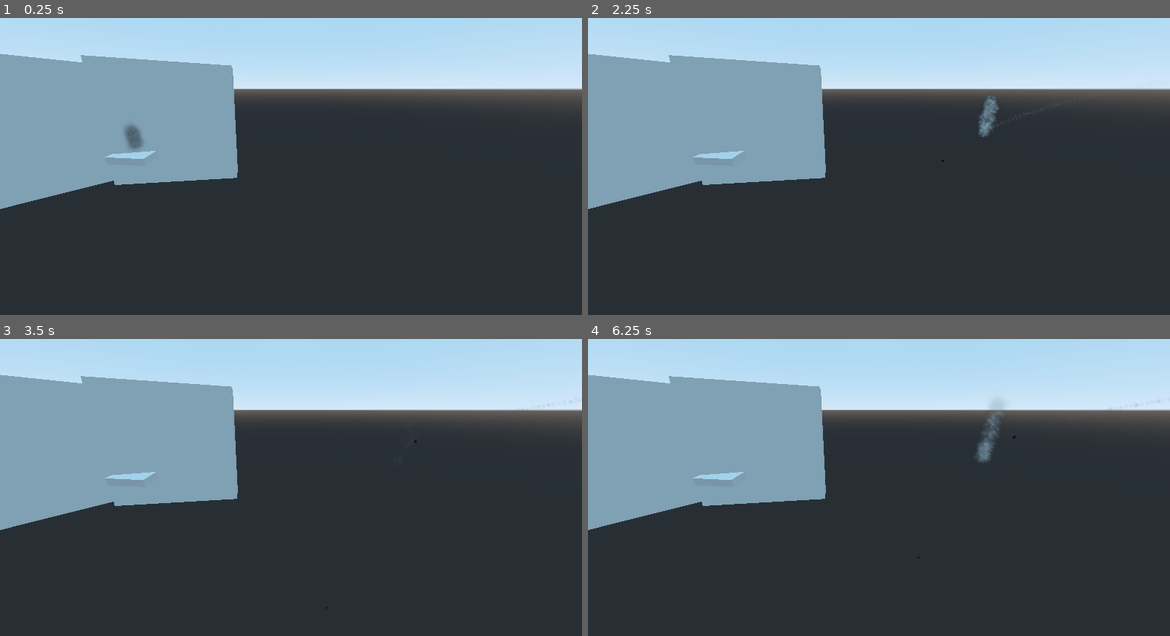
Above: before the commit, frames 1-4 (two rows, left to right).
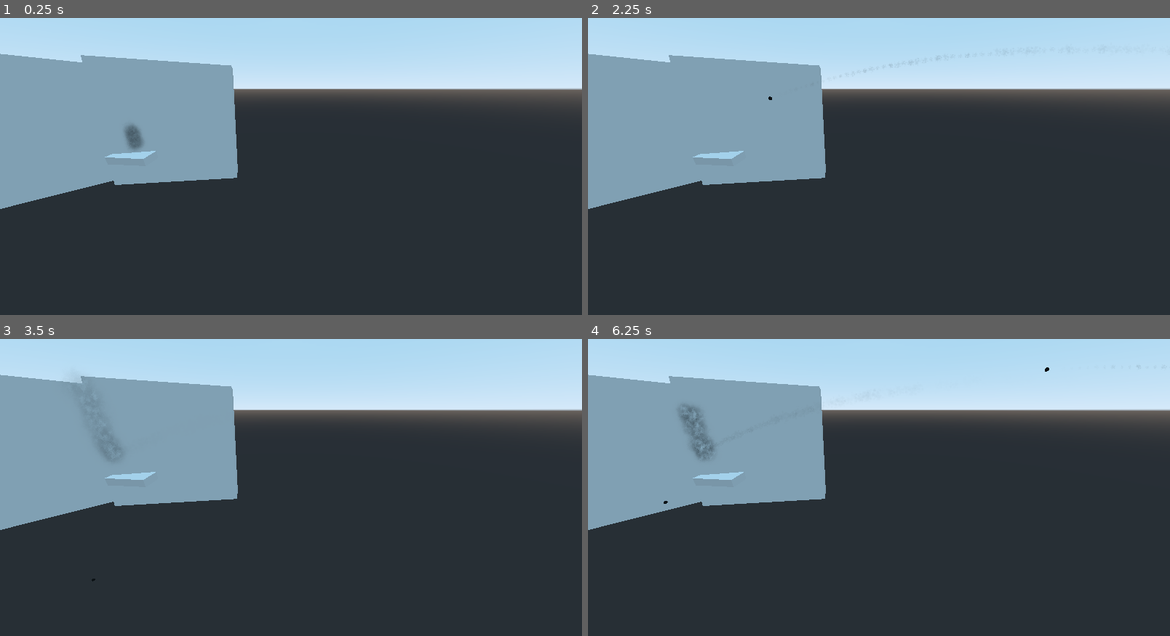
Above: after the commit, the same moments.

Repository: D-Niermann/SailingGame
Game: Godot game, scene res://nodes/CollisionTestScene2.tscn
The game is run twice, just before and just after one commit, with the same random seed, the same clock (stepped at 60 frames per second) and the same inputs. This scene is started directly instead of the project's main scene. The engine's default icon, where the game draws it, is replaced by a stand-in: a white triangle on a blue panel in a dark square.
Inputs (mouse positions are in pixels of both pictures, inside the frame that each line leads up to):
- Up to frame 1 (0.25 s): no input
- Up to frame 2 (2.25 s): tap Enter (ui_accept) at 0.5, 0.77, 2 s; move the mouse to (1007, 136) at 0.52 s; hold E (RotateCannonRight) 0.53-1.25 s; tap X (FireCannons) at 0.6 s; click (1007, 136) at 0.67 s; drag from (762, 169) to (849, 216) at 1.27 s; move the mouse to (937, 80) at 2.02 s; hold E (RotateCannonRight) from 2.03 s (still down); hold Space (centerCamera) from 2.03 s (still down); click (937, 80) at 2.17 s
- Up to frame 3 (3.5 s): tap X (FireCannons) at 2.3 s; release E (RotateCannonRight) at 2.75 s; release Space (centerCamera) at 2.75 s; drag from (261, 537) to (116, 425) at 2.77 s
- Up to frame 4 (6.25 s): move the mouse to (1053, 523) at 3.52 s; hold Q (RotateCannonLeft) 3.53-4.25 s; tap F at 3.6 s; click (1053, 523) at 3.67 s; tap Enter (ui_accept) at 3.77 s; tap X (FireCannons) at 3.8, 5.1 s; drag from (704, 425) to (791, 392) at 4.27 s; move the mouse to (908, 472) at 5.02 s; hold Down (sailsDown) 5.03-5.75 s; click (908, 472) at 5.17 s; drag from (791, 392) to (762, 490) at 5.77 s

The runs differ from the first frame. In frame 2, 0.3% of the frame differs, in the area x 31-81%, y 13-49%; in frame 3, 0.2%; in frame 4, 0.9%, in the area x 13-98%, y 9-74%.
Error before the commit: Invalid get index 'transform' (on base: 'null instance'). (res://Camera.gd:77)
Error after the commit: Invalid get index 'transform' (on base: 'Nil'). (res://Camera.gd:77)

Commit message:
better cannons (mouse aim)

Diff:
--- a/Ball2.tscn
+++ b/Ball2.tscn
@@ -9,7 +9,7 @@
 [sub_resource type="SphereMesh" id=1]
 
 [sub_resource type="SphereShape" id=2]
-radius = 1.04042
+radius = 0.97129
 
 [sub_resource type="SpatialMaterial" id=3]
 render_priority = 1
--- a/Camera.gd
+++ b/Camera.gd
@@ -1,7 +1,6 @@
 extends Camera
 
 export(float, 0.0, 1.0) var sensitivity = 0.25
-export var playerShipPath = ""
 export var gameCam = true
 var camLock = false
 var playerShip
@@ -26,7 +25,8 @@
 
 
 func _ready():
-	playerShip = get_node(playerShipPath)
+	if get_tree().get_nodes_in_group("PlayerShip").size()>0:
+		playerShip = get_tree().get_nodes_in_group("PlayerShip")[0]
 
 func _input(event):
 
@@ -44,11 +44,11 @@
 				Input.set_mouse_mode(Input.MOUSE_MODE_CAPTURED if event.pressed else Input.MOUSE_MODE_VISIBLE)
 			BUTTON_WHEEL_UP: # Increases max velocity
 				transform.origin.y -= 5
-				_vel_multiplier = clamp(_vel_multiplier * 1.1, 0.2, 100)
+				_vel_multiplier = clamp(_vel_multiplier / 1.05, 0.2, 100)
 				size -= 5
 			BUTTON_WHEEL_DOWN: # Decereases max velocity
 				transform.origin.y += 5
-				_vel_multiplier = clamp(_vel_multiplier / 1.1, 0.2, 100)
+				_vel_multiplier = clamp(_vel_multiplier * 1.05, 0.2, 100)
 				size += 5
 
 	# Receives key input
@@ -74,8 +74,8 @@
 	_update_mouselook()
 	_update_movement(delta)
 	if camLock:
-		transform.origin.x = get_node(playerShipPath).transform.origin.x
-		transform.origin.z = get_node(playerShipPath).transform.origin.z
+		transform.origin.x = playerShip.transform.origin.x
+		transform.origin.z = playerShip.transform.origin.z
 
 # Updates camera movement
 func _update_movement(delta):
@@ -125,6 +125,12 @@
 
 # Called every frame. 'delta' is the elapsed time since the previous frame.
 #func _input(event):
+	# var space_state = get_world().direct_space_state
+	# # use global coordinates, not local to node
+	# var camera = get_node("../Camera")
+
+	# var result = space_state.intersect_ray(camera.transform.origin, Vector3(0, -1000,0))
+#	print(result)
 
 func _on_Body_mouse_entered(a):
 	print("Mouse2")
--- a/Cannon.gd
+++ b/Cannon.gd
@@ -7,13 +7,30 @@
 # var ball
 var forward
 var up
-var force = 2
-
+var force = 3
+var rand_max_delay = 0.4 # max delay in seconds
+var ship # parent ship container
+### vars for line rendering (but the gitHub LineRenderer lags so hard that i canceled it for now)
+var line
+var lineSize = 5
+var rotateSpeed = 0.02
+var rotateMargin = 0.2 # error in rotation that is accepted (mouse position)
+var maxRotateAngle = 20 # in degree
+var camera
+var org_rotation
+var position3D
 
 # Called when the node enters the scene tree for the first time.
 func _ready():
-	# ball = $Ball
-	# print(ball)
+	camera = get_tree().get_nodes_in_group("Camera")[0]
+	org_rotation = transform.basis.get_euler().y*180/PI
+
+
+	# line = $LineRenderer
+	# line.points = []
+	# for _i in range(lineSize):
+	# 	line.points.append(Vector3(0,0,0))
+	# ship = get_parent().get_parent().get_parent()
 	set_process_input(true)
 	pass
 
@@ -22,26 +39,69 @@
 func _process(delta):
 	pass
 	up = global_transform.basis.y.normalized()
+
 	forward = global_transform.basis.x.normalized()
-	# print(ball.linear_velocity)
+
+	# predictTrajectory()
 
 func _input(event):
 	# Receives key input
+	if event.is_action("FireCannons"):
+		var dropPlane  = Plane(Vector3(0, 1, 0), 0)
+		var from = camera.project_ray_origin(get_viewport().get_mouse_position())
+		var to = from + camera.project_ray_normal(get_viewport().get_mouse_position()) * 2000
+		position3D = to_local(dropPlane.intersects_ray( from, to ))
+		print((position3D))
+		if position3D.x >= 0:
+			if position3D.z<-rotateMargin:
+				rotateLeft(position3D.z)
+			elif position3D.z>rotateMargin:
+				rotateRight(position3D.z)
+
 	if event.is_action_released("FireCannons"):
-		var scene = load("res://Ball2.tscn")
-		var ball = scene.instance()
-		get_tree().get_root().add_child(ball)
-		ball.set_name("Ball")
-		ball.transform.origin = self.global_transform.origin
-		# ball.apply_impulse(ball.transform.origin,forward*force)
-		ball.dir = forward
-		ball.velocity = force
-		print(forward)
+		if position3D.x >= 0:
+			fireBall()
+
 	if event.is_action_released("RotateCannonLeft"):
-		rotate(up,0.01)
+		rotateLeft()
 	if event.is_action_released("RotateCannonRight"):
-		rotate(up,-0.01)
+		rotateRight()
 	# if Input.is_key_pressed(KEY_R):
 	# 	self.add_child(ball)
 	# 	ball.linear_velocity = Vector3(0,0,0)
 	# 	ball.transform.origin = transform.origin
+
+func predictTrajectory():
+	var point = Vector3(0,0,0)
+	for i in range(lineSize):
+		line.points[i] = point
+		point += forward*force
+
+func fireBall():
+	yield(get_tree().create_timer(rand_range(0,rand_max_delay)),"timeout")
+	var scene = load("res://Ball2.tscn")
+	var ball = scene.instance()
+	get_tree().get_root().add_child(ball)
+	ball.set_name("Ball")
+	ball.transform.origin = self.global_transform.origin
+	ball.dir = forward
+	# ball.apply_impulse(ball.transform.origin,forward*force)
+	ball.velocity = force
+
+func rotateLeft(multiplicator=1):
+	# check if current rotation angle doesnt exeed the max angle
+	multiplicator = clamp(abs(multiplicator),0,1)
+	rotate(up,rotateSpeed*multiplicator)
+	if abs(getAngleDist_deg(transform.basis.get_euler().y*180/PI,org_rotation))>maxRotateAngle:
+		rotate(up,-rotateSpeed*multiplicator)
+func rotateRight(multiplicator=1):
+	# check if current rotation angle doesnt exeed the max angle
+	multiplicator = clamp(abs(multiplicator),0,1)
+	rotate(up,-rotateSpeed*multiplicator)
+	if abs(getAngleDist_deg(transform.basis.get_euler().y*180/PI,org_rotation))>maxRotateAngle:
+		rotate(up,rotateSpeed*multiplicator)
+
+func getAngleDist_deg(from, to):
+	var max_angle = 360
+	var difference = fmod(to - from, max_angle)
+	return fmod(2 * difference, max_angle) - difference
--- a/Cannon.tscn
+++ b/Cannon.tscn
@@ -1,10 +1,53 @@
-[gd_scene load_steps=5 format=2]
+[gd_scene load_steps=11 format=2]
 
-[ext_resource path="res://icon.png" type="Texture" id=1]
-[ext_resource path="res://materials/human.tres" type="Material" id=2]
+[ext_resource path="res://Sprites/cannon.png" type="Texture" id=1]
+[ext_resource path="res://addons/kenney_particle_pack/smoke_03.png" type="Texture" id=2]
 [ext_resource path="res://Cannon.gd" type="Script" id=3]
 
-[sub_resource type="CubeMesh" id=1]
+[sub_resource type="SpatialMaterial" id=3]
+render_priority = 1
+flags_transparent = true
+flags_vertex_lighting = true
+vertex_color_use_as_albedo = true
+params_billboard_mode = 3
+particles_anim_h_frames = 1
+particles_anim_v_frames = 1
+particles_anim_loop = false
+albedo_color = Color( 1, 1, 1, 0.392157 )
+albedo_texture = ExtResource( 2 )
+metallic_specular = 0.45
+
+[sub_resource type="Gradient" id=4]
+offsets = PoolRealArray( 0, 0.162602, 0.633423, 0.781671 )
+colors = PoolColorArray( 0, 0, 0, 0, 1, 1, 1, 1, 1, 1, 1, 0.0304779, 1, 1, 1, 0 )
+
+[sub_resource type="GradientTexture" id=5]
+gradient = SubResource( 4 )
+
+[sub_resource type="Curve" id=6]
+_data = [ Vector2( 0, 0.2125 ), 0.0, 0.0, 0, 0, Vector2( 1, 0.839773 ), 0.0, 0.0, 0, 0 ]
+
+[sub_resource type="CurveTexture" id=7]
+curve = SubResource( 6 )
+
+[sub_resource type="ParticlesMaterial" id=10]
+lifetime_randomness = 0.22
+direction = Vector3( 0, 1, 0 )
+spread = 2.16
+gravity = Vector3( 0, -5, 4 )
+angular_velocity = 56.55
+angular_velocity_random = 1.0
+damping = 5.3
+damping_random = 0.12
+angle = 263.7
+angle_random = 1.0
+scale = 0.5
+scale_random = 1.0
+scale_curve = SubResource( 7 )
+color_ramp = SubResource( 5 )
+
+[sub_resource type="QuadMesh" id=9]
+size = Vector2( 5, 5 )
 
 [node name="Cannon" type="Spatial"]
 script = ExtResource( 3 )
@@ -12,10 +55,22 @@
 [node name="Gun" type="Spatial" parent="."]
 
 [node name="Sprite3D" type="Sprite3D" parent="Gun"]
-transform = Transform( 2.06275, 0, 0, 0, -4.37114e-08, 1, 0, -1, -4.37114e-08, 0, 0, 0 )
+transform = Transform( 0.349777, -0.201944, -2.18557e-08, 0, -1.76545e-08, 1, -0.201944, -0.349777, -3.78552e-08, 0.113681, 0, -0.00625759 )
+shaded = true
+alpha_cut = 2
 texture = ExtResource( 1 )
 
-[node name="MeshInstance" type="MeshInstance" parent="."]
-transform = Transform( 0.697201, 0, 0, 0, 0.230469, 0, 0, 0, 0.222525, 0, 0, 0 )
-mesh = SubResource( 1 )
-material/0 = ExtResource( 2 )
+[node name="Particles" type="Particles" parent="."]
+transform = Transform( 1, 0, 0, 0, 1, 0, 0, 0, 1, -0.0211141, 0, 0.00772725 )
+material_override = SubResource( 3 )
+cast_shadow = 2
+amount = 150
+lifetime = 22.01
+randomness = 0.44
+visibility_aabb = AABB( -181.604, -196.936, -272.78, 362.306, 395.6, 547.224 )
+local_coords = false
+process_material = SubResource( 10 )
+draw_pass_1 = SubResource( 9 )
+__meta__ = {
+"_editor_description_": ""
+}
--- a/main.tscn
+++ b/main.tscn
@@ -81,8 +81,10 @@
 "GUI",
 ] instance=ExtResource( 4 )]
 
-[node name="PlayerShipContainer" parent="." instance=ExtResource( 13 )]
-transform = Transform( 0.31051, 0, -0.95057, 0, 1, 0, 0.95057, 0, 0.31051, -14.3067, 6.26637, 4.43387 )
+[node name="PlayerShipContainer" parent="." groups=[
+"PlayerShip",
+] instance=ExtResource( 13 )]
+transform = Transform( 0.31051, 0, -0.95057, 0, 1, 0, 0.95057, 0, 0.31051, -14.3067, 3.36989, 4.43387 )
 height_offset = 2
 
 [node name="OtherShip" parent="." instance=ExtResource( 13 )]
@@ -99,7 +101,6 @@
 size = 96.2
 far = 300.0
 script = ExtResource( 8 )
-playerShipPath = "../PlayerShipContainer"
 
 [node name="AudioStreamPlayer" type="AudioStreamPlayer" parent="Camera"]
 stream = ExtResource( 6 )
@@ -259,7 +260,7 @@
 stringToHuman2 = "../NavMeshCont/Navigation/Human"
 pathToC1 = "../PlayerShipContainer/Ship"
 pathToC2 = "../NavMeshCont"
-a = 1.57049e+06
+a = 1.8111e+06
 
 [node name="Terrain" type="MeshInstance" parent="."]
 transform = Transform( 598.053, 1.20345, 0, -1.93904, 2.1846, 0, 0, 0, 395.96, 29.7657, -12.3204, 1.57804 )
--- a/materials/visual_water_2.tres
+++ b/materials/visual_water_2.tres
@@ -19,7 +19,7 @@
 
 [sub_resource type="Gradient" id=2]
 offsets = PoolRealArray( 0.0600522, 1 )
-colors = PoolColorArray( 0.194504, 0.592773, 0.473759, 1, 0.0590096, 0.285755, 0.487305, 1 )
+colors = PoolColorArray( 0.195642, 0.575684, 0.501086, 1, 0.0590096, 0.285755, 0.487305, 1 )
 
 [sub_resource type="GradientTexture" id=3]
 gradient = SubResource( 2 )
@@ -61,7 +61,7 @@
 shader_param/underwater_texture = 0.14
 shader_param/underwater_color = 0.8
 shader_param/underwater_tiling = 3
-shader_param/beach_alpha_fadeout = 0.21
+shader_param/beach_alpha_fadeout = 0.22
 shader_param/beach_normal_fadeout = 0.3
 shader_param/beach_foam_depth = 2.0
 shader_param/beach_foam_distortion = 3.74
@@ -71,7 +71,7 @@
 shader_param/swimthings_tiling = 1
 shader_param/flow_blend_timing = 1.0
 shader_param/flow_blend_stretch = 1.62
-shader_param/water_color_depth = 0.09
+shader_param/water_color_depth = 0.11
 shader_param/sss_strength = 5.0
 shader_param/water_color = SubResource( 3 )
 shader_param/vector_map = SubResource( 1 )
--- a/nodes/Ball.gd
+++ b/nodes/Ball.gd
@@ -26,6 +26,7 @@
 	if global_transform.origin.y<-1000 or time>timeout_s:
 		self.queue_free()
 	if water.global_transform.origin.y > transform.origin.y:
+		## if under water
 		if not waterEntered:
 			waterEntered = true
 			$Particles.emitting = true
--- a/nodes/CollisionTestScene2.tscn
+++ b/nodes/CollisionTestScene2.tscn
@@ -5,53 +5,56 @@
 [ext_resource path="res://Camera.gd" type="Script" id=3]
 [ext_resource path="res://Cannon.tscn" type="PackedScene" id=4]
 
-[sub_resource type="CubeMesh" id=3]
+[sub_resource type="CubeMesh" id=1]
 size = Vector3( 1, 5, 5 )
 
-[sub_resource type="BoxShape" id=4]
+[sub_resource type="BoxShape" id=2]
 extents = Vector3( 0.48483, 2.62139, 2.53343 )
 
 [node name="Spatial" type="Spatial"]
 
 [node name="Ball" parent="." instance=ExtResource( 1 )]
 
-[node name="Camera" type="Camera" parent="."]
+[node name="Camera" type="Camera" parent="." groups=[
+"Camera",
+]]
 transform = Transform( 0.999842, 0.00568087, -0.0168706, 0, 0.947713, 0.319125, 0.0178014, -0.319074, 0.947563, 15.9384, 6.71, 24.7586 )
 fov = 82.0619
 script = ExtResource( 3 )
+gameCam = false
 
 [node name="Wall" type="KinematicBody" parent="."]
 transform = Transform( 0.64581, 3.09196, 0.120163, 0.0555897, -0.134326, 3.15763, 3.0938, -0.643009, -0.0818201, 0.37657, 1.96951, -1.50085 )
 script = ExtResource( 2 )
 
 [node name="MeshInstance" type="MeshInstance" parent="Wall"]
-mesh = SubResource( 3 )
+mesh = SubResource( 1 )
 material/0 = null
 
 [node name="CollisionShape" type="CollisionShape" parent="Wall"]
-shape = SubResource( 4 )
+shape = SubResource( 2 )
 
 [node name="Wall3" type="KinematicBody" parent="."]
 transform = Transform( 2.50438, 1.92831, 0.037941, 0.0555897, -0.134326, 3.15763, 1.92788, -2.50106, -0.140336, -12.0571, 1.96951, 0.166111 )
 script = ExtResource( 2 )
 
 [node name="MeshInstance" type="MeshInstance" parent="Wall3"]
-mesh = SubResource( 3 )
+mesh = SubResource( 1 )
 material/0 = null
 
 [node name="CollisionShape" type="CollisionShape" parent="Wall3"]
-shape = SubResource( 4 )
+shape = SubResource( 2 )
 
 [node name="Wall2" type="KinematicBody" parent="."]
 transform = Transform( 0.0113694, 0.0830403, -0.996481, 0.991549, 0.127865, 0.0219685, 0.129239, -0.988309, -0.0808847, -4.10109, -1.57996, 0.166111 )
 script = ExtResource( 2 )
 
 [node name="MeshInstance" type="MeshInstance" parent="Wall2"]
-mesh = SubResource( 3 )
+mesh = SubResource( 1 )
 material/0 = null
 
 [node name="CollisionShape" type="CollisionShape" parent="Wall2"]
-shape = SubResource( 4 )
+shape = SubResource( 2 )
 
 [node name="Cannon" parent="." instance=ExtResource( 4 )]
-transform = Transform( -2.13057, 0, 0.106066, 0, 2.13321, 0, -0.106066, 0, -2.13057, 67.1712, 9.21703, 4.79365 )
+transform = Transform( -2.12255, 0.194884, -0.0858415, 0.172938, 2.07925, 0.444307, 0.12426, 0.435129, -2.08466, 67.1712, 9.21703, 4.79365 )
--- a/nodes/PlayerShipContainer.tscn
+++ b/nodes/PlayerShipContainer.tscn
@@ -142,18 +142,6 @@
 alpha_cut = 2
 texture = SubResource( 1 )
 
-[node name="Cannon" parent="Ship/TopDeck" instance=ExtResource( 12 )]
-transform = Transform( -1.47528e-08, 3.14322e-09, 1.58245, 1.55565, -0.290008, 1.50789e-08, 0.210198, 1.12753, -2.80006e-10, -10.0865, 3.01429, 0.231448 )
-
-[node name="Cannon2" parent="Ship/TopDeck" instance=ExtResource( 12 )]
-transform = Transform( -1.47528e-08, 3.14322e-09, 1.58245, 1.55565, -0.290008, 1.50789e-08, 0.210198, 1.12753, -2.80006e-10, 0.264982, 2.6666, 0.232855 )
-
-[node name="Cannon3" parent="Ship/TopDeck" instance=ExtResource( 12 )]
-transform = Transform( -1.47528e-08, 3.14322e-09, 1.58245, 1.55565, -0.290008, 1.50789e-08, 0.210198, 1.12753, -2.80006e-10, -3.55504, 2.5571, -0.100696 )
-
-[node name="Cannon4" parent="Ship/TopDeck" instance=ExtResource( 12 )]
-transform = Transform( -1.47528e-08, 3.14322e-09, 1.58245, 1.55565, -0.290008, 1.50789e-08, 0.210198, 1.12753, -2.80006e-10, -7.20437, 2.78158, 0.101178 )
-
 [node name="LowerDeck" type="Sprite3D" parent="Ship"]
 transform = Transform( 3.8417, -1.31317e-07, -7.91951e-15, 0, -1.67926e-07, 5.30037, -1.31317e-07, -3.8417, -2.31687e-07, 2.62692, -5.76378, 0.995317 )
 layers = 3
@@ -381,11 +369,34 @@
 omni_attenuation = 0.406126
 script = ExtResource( 10 )
 
+[node name="Cannon" parent="Ship" instance=ExtResource( 12 )]
+transform = Transform( -1.38316e-07, 1.5937e-07, 3.99999, 1.03527, 3.86424, -1.18119e-07, -3.8637, 1.03542, -1.74845e-07, -13.5235, 1.60971, -7.66804 )
+
+[node name="Cannon2" parent="Ship" instance=ExtResource( 12 )]
+transform = Transform( -1.64024e-07, 6.3405e-08, 3.99999, 1.03527, 3.86369, -1.87922e-08, -3.8637, 1.03527, -1.74845e-07, 12.6421, 1.56598, -6.80564 )
+
+[node name="Cannon3" parent="Ship" instance=ExtResource( 12 )]
+transform = Transform( -1.64024e-07, 6.3405e-08, 3.99999, 1.03527, 3.86369, -1.87922e-08, -3.8637, 1.03527, -1.74845e-07, 2.98615, 0.436993, -6.41173 )
+
+[node name="Cannon4" parent="Ship" instance=ExtResource( 12 )]
+transform = Transform( -1.64024e-07, 6.3405e-08, 3.99999, 1.03527, 3.86369, -1.87922e-08, -3.8637, 1.03527, -1.74845e-07, -6.23833, 1.07952, -7.04796 )
+
+[node name="Cannon5" parent="Ship" instance=ExtResource( 12 )]
+transform = Transform( 2.91425e-07, -7.91925e-08, -3.99999, 1.03527, 3.86369, -1.068e-09, 3.8637, -1.03527, 3.01991e-07, 13.0326, 1.68001, 9.1745 )
+
+[node name="Cannon6" parent="Ship" instance=ExtResource( 12 )]
+transform = Transform( 2.91425e-07, -7.91925e-08, -3.99999, 1.03527, 3.86369, -1.068e-09, 3.8637, -1.03527, 3.01991e-07, -13.133, 1.68507, 8.29564 )
+
+[node name="Cannon7" parent="Ship" instance=ExtResource( 12 )]
+transform = Transform( 2.91425e-07, -7.91925e-08, -3.99999, 1.03527, 3.86369, -1.068e-09, 3.8637, -1.03527, 3.01991e-07, -3.47707, 0.521869, 8.01866 )
+
+[node name="Cannon8" parent="Ship" instance=ExtResource( 12 )]
+transform = Transform( 2.91425e-07, -7.91925e-08, -3.99999, 1.03527, 3.86369, -1.068e-09, 3.8637, -1.03527, 3.01991e-07, 5.74743, 1.2258, 8.58619 )
+
 [node name="HFront" type="Spatial" parent="."]
 transform = Transform( 3.48748, 0, 0, 0, -2.8627, 1.99185, 0, -1.99185, -2.8627, 5.70147, 0, 0 )
 script = ExtResource( 1 )
 doPrint = 1
-reactionSpeed = 0.01
 
 [node name="MeshInstance" type="MeshInstance" parent="HFront"]
 transform = Transform( 0.12, 0, 0, 0, 0.11, -3.91826e-09, 0, 3.91826e-09, 0.11, 0, 0, 0 )
@@ -397,6 +408,7 @@
 transform = Transform( 0.286739, 6.3791e-08, 0.000550485, 0.00045183, 0.16377, -0.23537, -0.000314459, 0.235371, 0.163769, 0.907872, 0.119683, -0.234054 )
 material_override = SubResource( 9 )
 cast_shadow = 0
+emitting = false
 amount = 30
 lifetime = 3.0
 randomness = 0.26
@@ -409,7 +421,6 @@
 transform = Transform( 3.48748, 0, 0, 0, -2.8627, 1.99185, 0, -1.99185, -2.8627, -4.40235, 0, 0 )
 script = ExtResource( 1 )
 doPrint = 1
-reactionSpeed = 0.01
 
 [node name="MeshInstance" type="MeshInstance" parent="HBack"]
 transform = Transform( 0.12, 0, 0, 0, 0.11, -3.72529e-09, 0, 3.72529e-09, 0.11, 0, 0, 0 )
@@ -435,7 +446,6 @@
 transform = Transform( 3.48748, 0, 0, 0, -2.8627, 1.99185, 0, -1.99185, -2.8627, 0.403394, 0, -1.91274 )
 script = ExtResource( 1 )
 doPrint = 1
-reactionSpeed = 0.01
 
 [node name="MeshInstance" type="MeshInstance" parent="HLeft"]
 transform = Transform( 0.12, 0, 0, 0, 0.11, 0, 0, 0, 0.11, 0, 0, 0 )
@@ -460,7 +470,6 @@
 transform = Transform( 3.48748, 0, 0, 0, -2.8627, 1.99185, 0, -1.99185, -2.8627, 1.10096, 0, 2.3751 )
 script = ExtResource( 1 )
 doPrint = 1
-reactionSpeed = 0.01
 
 [node name="MeshInstance" type="MeshInstance" parent="HRight"]
 transform = Transform( 0.12, 0, 0, 0, 0.11, 0, 0, 0, 0.11, 0, 0, 0 )
Binary file added: Sprites/cannon.png
Not shown, added: Sprites/cannon.png.import
Not shown, added: addons/LineRenderer/LineRenderer.gd
Not shown, added: addons/LineRenderer/LineRenderer.tscn
